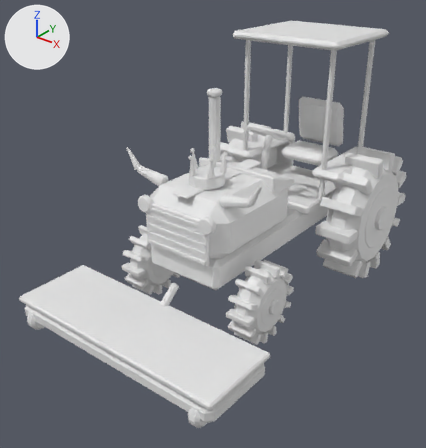
The FBX model art/tools/out/tractor.fbx, before and after one commit.
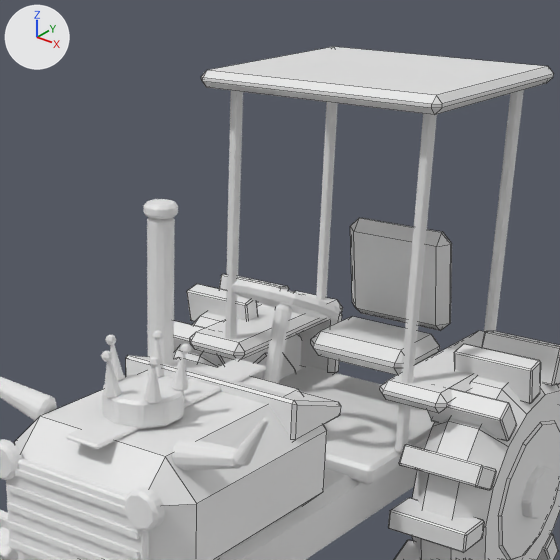
Each version is shown whole from a 50 mm camera at (8.36, -13.82, 8.76) aimed at (-0.24, -3.07, 2.09), then close up on the part from 34% to 92% of the width and 0% to 55% of the height. The lights are fixed; the arrows at upper left show +X, +Y and +Z. The first two pictures are the older version. The close-ups show mesh edges as thin lines.

The first close-up shows 'Accent', 'Accent2', 'Accent2#Spin3', 'Accent2.Canopy', 'Chrome', 'Dark', 'Dark.Canopy', 'Gold.Crown', 'Rubber#Spin3', 'Rubber#Spin4', 'Seat', 'Teeth.Horns' and 6 more.
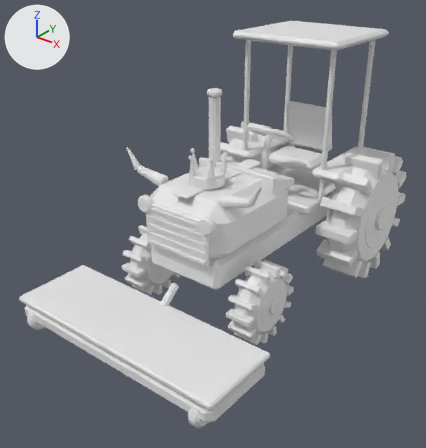
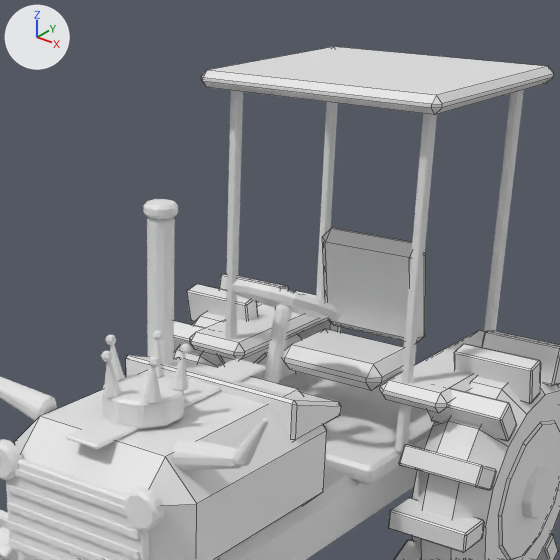
Pixel boxes (x1, y1, x2, y2) of what changed, in the close-ups (560 x 560 px):
'Seat', moved: before (311, 218, 452, 375); after (283, 228, 426, 391)

The change in detail:
me_seat is used by ob_seat; location (0.0, 0.0, 0.0).
me_seat had 48 vertices, 52 faces and spanned x -0.75..0.75, y 0.75..2.1, z 2.73..4.44.
me_seat now has 48 vertices, 52 faces and spans x -0.75..0.75, y 0.05..1.4, z 2.73..4.44.
me_seat part 1: the whole mesh is moved by (0.0, -0.7, 0.0).
